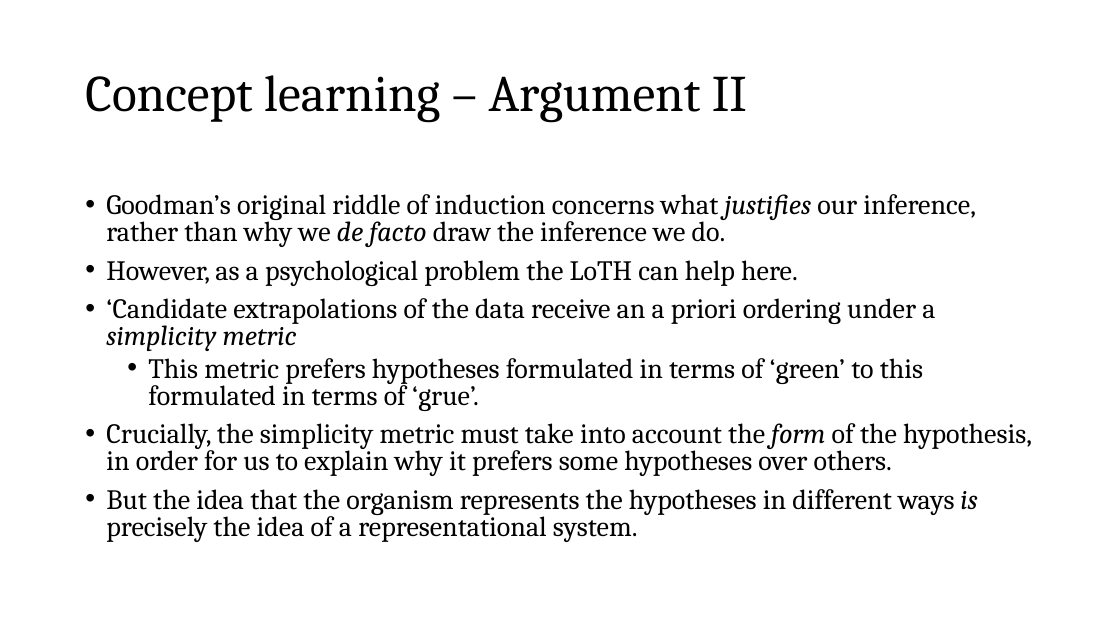
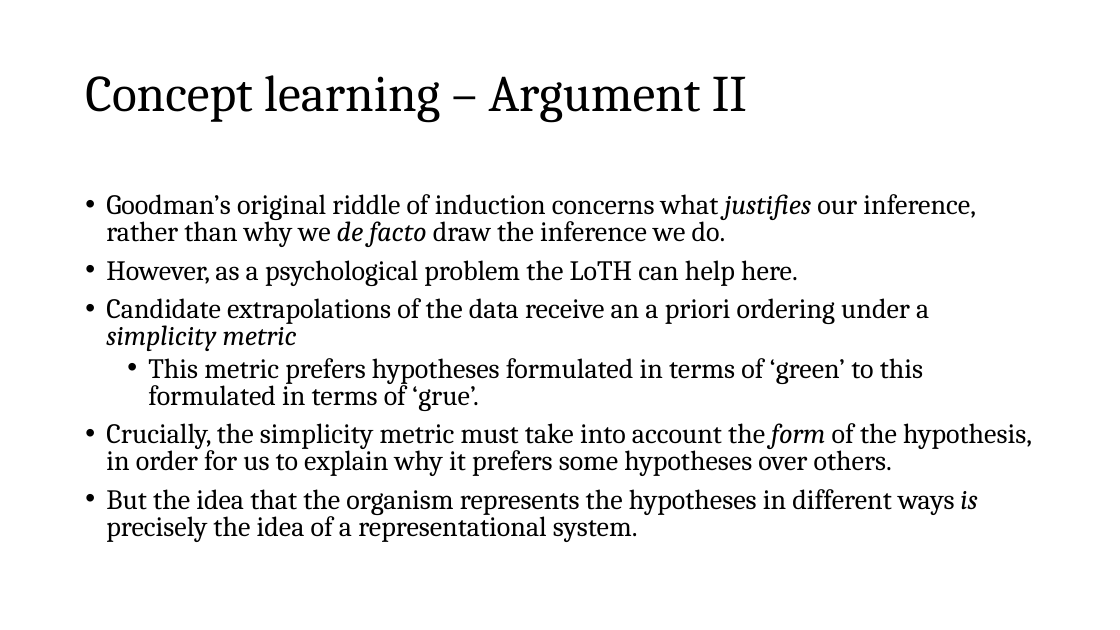
Before and after one commit to thelogicalgrammar/pLoT_course, a slide deck: slide 14 of 2_pLoT_philosophy.pptx. Drawn at 1120x630 pixels with LibreOffice and Linux fonts; fonts in the diff are those of the drawing; background and template pictures are left out. Boxes give left, top, right and bottom in pixels: in the first picture for what was removed or moved away, otherwise in the second. Text is boxed around its words. In the diff, an @@ line names an element or a change of style, - is before the commit and + after.

```diff
--- a/2_pLoT_philosophy.pptx
+++ b/2_pLoT_philosophy.pptx
@@ text at bbox=[106, 298, 929, 351]: text changed @@
-• ‘Candidate extrapolations of the data receive an a priori ordering under a simplicity metric
+• Candidate extrapolations of the data receive an a priori ordering under a simplicity metric
```
Also in this commit, not shown: 4 other slides changed, 29 other files.
